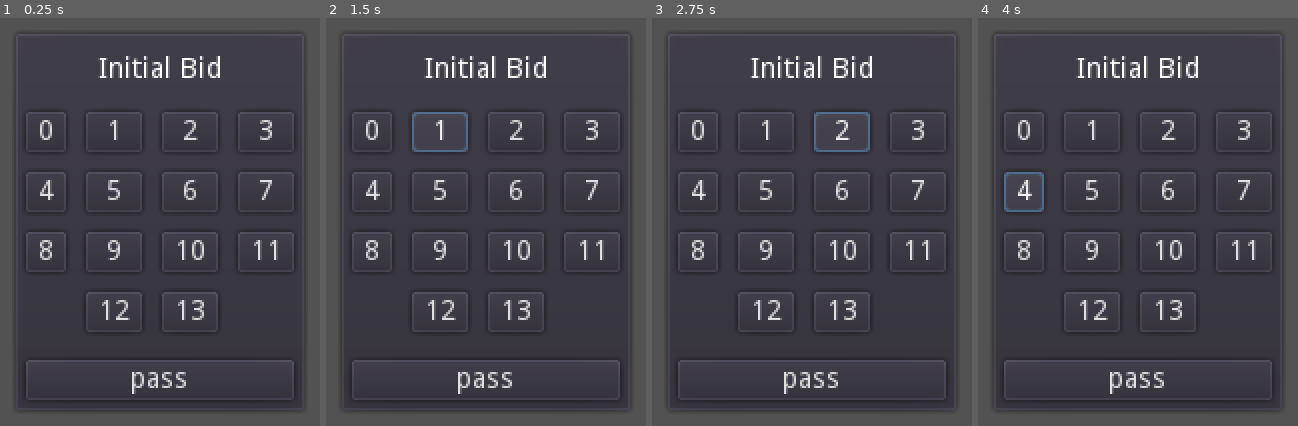
Above: before the commit, frames 1-4 (left to right).
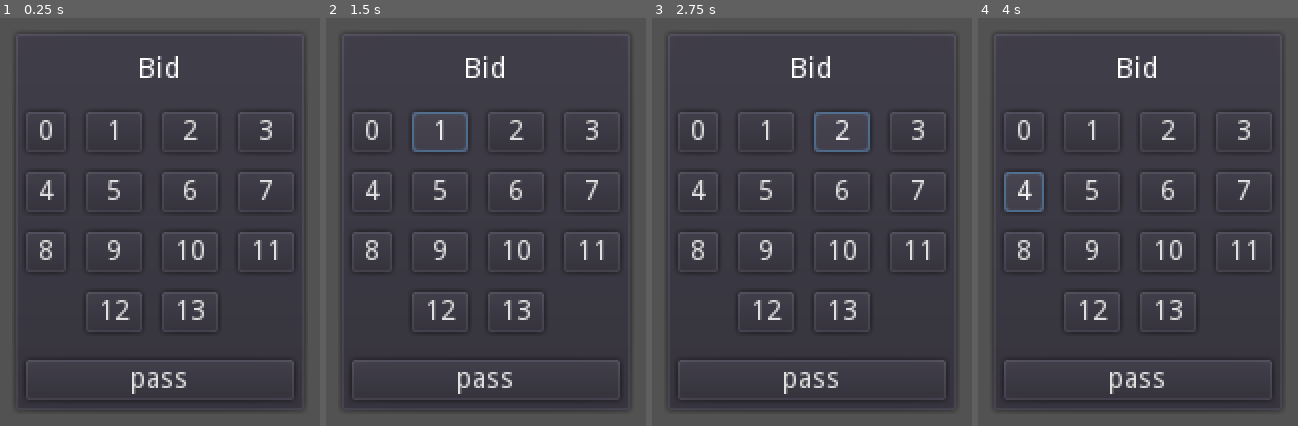
Above: after the commit, the same moments.

Repository: talham7391/estimation-godot
Game: Godot game, scene res://scenes/BidInputDialog.tscn
Two runs of this game, one before a commit and one after it. Both use one fixed random seed, a clock stepped at 60 frames per second and the inputs below. This scene is started directly instead of the project's main scene.
Inputs:
- Up to frame 1 (0.25 s): no input
- Up to frame 2 (1.5 s): click "0" at 0.5 s; click "1" at 1.25 s
- Up to frame 3 (2.75 s): click "2" at 2 s
- Up to frame 4 (4 s): click "3" at 2.75 s; click "4" at 3.5 s

The runs differ from the first frame. In frame 1, 1.1% of the frame differs, in the area x 30-69%, y 9-15%; in frame 2, 1.1%; in frame 3, 1.1%; in frame 4, 1.1%.

Commit message:
Enable playing cards

Diff:
--- a/project.godot
+++ b/project.godot
@@ -24,6 +24,7 @@
 constants="*res://scripts/global_state/constants.gd"
 game_state="*res://scripts/global_state/game_state.gd"
 client="*res://scripts/global_state/client.gd"
+utils="*res://scripts/global_state/utils.gd"
 
 [display]
 
--- a/scenes/BidInputDialog.tscn
+++ b/scenes/BidInputDialog.tscn
@@ -26,7 +26,6 @@
 margin_bottom = 185.0
 
 [node name="InitialBidLabel" type="MarginContainer" parent="CenterContainer/PanelContainer/VBoxContainer"]
-editor/display_folded = true
 margin_right = 134.0
 margin_bottom = 30.0
 custom_constants/margin_top = 6
@@ -36,7 +35,7 @@
 margin_top = 6.0
 margin_right = 134.0
 margin_bottom = 20.0
-text = "Initial Bid"
+text = "Bid"
 align = 1
 
 [node name="GridContainer" type="GridContainer" parent="CenterContainer/PanelContainer/VBoxContainer"]
--- /dev/null
+++ b/scenes/Card.gd
@@ -0,0 +1,16 @@
+extends TextureButton
+
+signal card_pressed
+
+var start_pos = null
+func _gui_input(event):
+	if event is InputEventScreenTouch:
+		if event.is_pressed():
+			start_pos = event.position
+		else:
+			if start_pos == event.position:
+				emit_signal("card_pressed")
+			start_pos = null
+
+func set_card(suit, rank):
+	texture_normal = load("res://assets/cards/%s_%s.png" % [suit, rank])
--- /dev/null
+++ b/scenes/Card.tscn
@@ -0,0 +1,11 @@
+[gd_scene load_steps=3 format=2]
+
+[ext_resource path="res://assets/cards/CLUBS_FIVE.png" type="Texture" id=1]
+[ext_resource path="res://scenes/Card.gd" type="Script" id=2]
+
+[node name="Card" type="TextureButton"]
+margin_left = -150.0
+margin_top = -217.0
+rect_pivot_offset = Vector2( 150, 217 )
+texture_normal = ExtResource( 1 )
+script = ExtResource( 2 )
--- a/scenes/Cards.gd
+++ b/scenes/Cards.gd
@@ -1,4 +1,6 @@
 extends Control
+
+var Card = preload("res://scenes/Card.tscn")
 
 var offset = 0.0
 
@@ -25,49 +27,40 @@
 	if last + offset < middle:
 		offset = middle - last
 	for i in range(current_cards_in_hand.size()):
-		var sprite = current_cards_in_hand[i]["sprite"]
-		sprite.z_index = i
+		var instance = current_cards_in_hand[i]["instance"]
 		var card_pos = float(start + i) + offset
-		sprite.position = transform_pos(card_pos)
+		instance.set_position(transform_pos(instance, card_pos))
 
 func _input(event):
 	if event is InputEventScreenDrag:
 		offset += event.relative.x / 65.0
 
-func transform_pos(input):
+func transform_pos(instance, input):
 	var with_spacing = input * 45.0
-	return Vector2(with_spacing, 0)
+	return Vector2(instance.get_pivot_offset().x * -1 + with_spacing, instance.get_pivot_offset().y * -1)
 
 func insure_cards_in_hand(cards):
 	purge_cards(cards)
+	cards.sort_custom(self, "card_sort_func")
 	for card in cards:
 		if is_card_in_hand(card):
 			continue
-		var card_sprite = Sprite.new()
-		card_sprite.texture = load("res://assets/cards/%s_%s.png" % [card["suit"], card["rank"]])
+		var card_instance = Card.instance()
+		card_instance.set_card(card["suit"], card["rank"])
 		current_cards_in_hand.append({
 			"data": card,
-			"sprite": card_sprite,
+			"instance": card_instance,
 		})
-		card_sprite.scale.x = 0.45
-		card_sprite.scale.y = 0.45
-		card_sprite.add_to_group(CARDS_GROUP)
-		add_child(card_sprite)
-	sort_cards()
+		var scale = 0.45
+		card_instance.set_scale(Vector2(scale, scale))
+		card_instance.add_to_group(CARDS_GROUP)
+		add_child(card_instance)
+		card_instance.connect("card_pressed", self, "on_card_pressed", [card])
 
 func purge_cards(cards):
-	var new_cards = []
 	for c in current_cards_in_hand:
-		var found = false
-		for card in cards:
-			if c["data"] == card:
-				found = true
-				break
-		if found:
-			new_cards.append(c)
-		else:
-			c["sprite"].call_deferred("free")
-	current_cards_in_hand = new_cards
+		c["instance"].call_deferred("free")
+	current_cards_in_hand = []
 
 func is_card_in_hand(card):
 	for c in current_cards_in_hand:
@@ -75,12 +68,7 @@
 			return true
 	return false
 
-func sort_cards():
-	current_cards_in_hand.sort_custom(self, "card_sort_func")
-
-func card_sort_func(a, b):
-	var c1 = a["data"]
-	var c2 = b["data"]
+func card_sort_func(c1, c2):
 	var suit_values = {
 		"SPADES": 0,
 		"HEARTS": 1,
@@ -105,3 +93,6 @@
 	var c1_val = 13 * suit_values[c1["suit"]] + rank_values[c1["rank"]]
 	var c2_val = 13 * suit_values[c2["suit"]] + rank_values[c2["rank"]]
 	return c1_val < c2_val
+
+func on_card_pressed(card):
+	game_state.emit_signal("play_card", card["suit"], card["rank"])
--- /dev/null
+++ b/scenes/CurrentTrickDisplay.gd
@@ -0,0 +1,48 @@
+extends CenterContainer
+
+var Card = preload("res://scenes/Card.tscn")
+
+onready var bottom = $Control/Bottom
+onready var left = $Control/Left
+onready var top = $Control/Top
+onready var right = $Control/Right
+
+onready var spots_clockwise = [
+	bottom,
+	left,
+	top,
+	right,
+]
+
+var CURRENT_TRICK_GROUP = "current_trick_group"
+
+func _ready():
+	game_state.connect("current_trick_changed", self, "on_current_trick_changed")
+	on_current_trick_changed()
+
+func on_current_trick_changed():
+	clear_current_trick_group()
+	var current_trick = game_state.in_game_state["currentTrick"]
+	display_cards_on_table(current_trick)
+
+func clear_current_trick_group():
+	for n in get_tree().get_nodes_in_group(CURRENT_TRICK_GROUP):
+		n.call_deferred("free")
+
+func display_cards_on_table(trick):
+	var turn_order = game_state.in_game_state["turnOrder"]
+	var shifted_order = utils.put_me_first(turn_order)
+	for i in range(shifted_order.size()):
+		var player = shifted_order[i]["connectionId"]
+		for t in trick:
+			if t["player"]["connectionId"] == player:
+				add_card_to_spot(spots_clockwise[i], t["card"])
+				break
+
+func add_card_to_spot(spot, card):
+	var c = Card.instance()
+	var scale = 0.25
+	c.set_scale(Vector2(scale, scale))
+	c.set_card(card["suit"], card["rank"])
+	c.add_to_group(CURRENT_TRICK_GROUP)
+	spot.add_child(c)
--- a/scenes/InGame.tscn
+++ b/scenes/InGame.tscn
@@ -1,10 +1,11 @@
-[gd_scene load_steps=7 format=2]
+[gd_scene load_steps=8 format=2]
 
 [ext_resource path="res://scenes/InGame.gd" type="Script" id=1]
-[ext_resource path="res://scenes/Cards.gd" type="Script" id=2]
-[ext_resource path="res://scenes/Seats.tscn" type="PackedScene" id=3]
-[ext_resource path="res://scripts/actions/turn_input_dispatcher.gd" type="Script" id=4]
-[ext_resource path="res://scenes/TrumpSuitDisplay.gd" type="Script" id=5]
+[ext_resource path="res://scenes/Seats.tscn" type="PackedScene" id=2]
+[ext_resource path="res://scripts/actions/turn_input_dispatcher.gd" type="Script" id=3]
+[ext_resource path="res://scenes/TrumpSuitDisplay.gd" type="Script" id=4]
+[ext_resource path="res://scenes/CurrentTrickDisplay.gd" type="Script" id=5]
+[ext_resource path="res://scenes/Cards.gd" type="Script" id=6]
 
 [sub_resource type="StyleBoxFlat" id=1]
 bg_color = Color( 1, 0.376471, 0.376471, 1 )
@@ -14,27 +15,19 @@
 anchor_bottom = 1.0
 script = ExtResource( 1 )
 
-[node name="Cards" type="Control" parent="."]
-anchor_left = 0.5
-anchor_top = 1.0
-anchor_right = 0.5
-anchor_bottom = 1.0
-margin_top = -170.0
-margin_bottom = -170.0
-script = ExtResource( 2 )
-
-[node name="Seats" parent="." instance=ExtResource( 3 )]
+[node name="Seats" parent="." instance=ExtResource( 2 )]
 margin_top = 0.0
 margin_bottom = 0.0
 
 [node name="TurnInputDispatcher" type="Node" parent="."]
-script = ExtResource( 4 )
+script = ExtResource( 3 )
 
 [node name="TrumpSuitDisplay" type="PanelContainer" parent="."]
+editor/display_folded = true
 margin_right = 14.0
 margin_bottom = 14.0
 custom_styles/panel = SubResource( 1 )
-script = ExtResource( 5 )
+script = ExtResource( 4 )
 
 [node name="MarginContainer" type="MarginContainer" parent="TrumpSuitDisplay"]
 margin_right = 116.0
@@ -52,3 +45,40 @@
 custom_colors/font_color = Color( 0, 0, 0, 1 )
 text = "Suit: DIAMONDS"
 align = 1
+
+[node name="CurrentTrickDisplay" type="CenterContainer" parent="."]
+editor/display_folded = true
+anchor_right = 1.0
+anchor_bottom = 0.72
+margin_left = 0.417358
+margin_top = -0.247803
+margin_right = 0.417358
+margin_bottom = -0.247803
+script = ExtResource( 5 )
+
+[node name="Control" type="Control" parent="CurrentTrickDisplay"]
+margin_left = 200.0
+margin_top = 255.0
+margin_right = 200.0
+margin_bottom = 255.0
+
+[node name="Bottom" type="Control" parent="CurrentTrickDisplay/Control"]
+margin_top = 110.0
+
+[node name="Top" type="Control" parent="CurrentTrickDisplay/Control"]
+margin_top = -110.0
+
+[node name="Left" type="Control" parent="CurrentTrickDisplay/Control"]
+margin_left = -50.0
+
+[node name="Right" type="Control" parent="CurrentTrickDisplay/Control"]
+margin_left = 50.0
+
+[node name="Cards" type="Control" parent="."]
+anchor_left = 0.5
+anchor_top = 1.0
+anchor_right = 0.5
+anchor_bottom = 1.0
+margin_top = -170.0
+margin_bottom = -170.0
+script = ExtResource( 6 )
--- a/scenes/Seats.gd
+++ b/scenes/Seats.gd
@@ -86,7 +86,7 @@
 	var turn_order = game_state.in_game_state["turnOrder"]
 	if not turn_order:
 		return
-	var shifted_order = put_me_first(turn_order)
+	var shifted_order = utils.put_me_first(turn_order)
 	for i in range(labels_clockwise.size()):
 		if i >= shifted_order.size():
 			labels_clockwise[i].text = "[ Empty ]"
@@ -95,7 +95,9 @@
 
 func on_turn_of_changed():
 	var turn_of = game_state.in_game_state["turnOf"]
-	var shifted_order = put_me_first(game_state.in_game_state["turnOrder"])
+	if turn_of == null:
+		return
+	var shifted_order = utils.put_me_first(game_state.in_game_state["turnOrder"])
 	for i in range(styles_clockwise.size()):
 		if i < shifted_order.size() and shifted_order[i]["connectionId"] == turn_of["connectionId"]:
 			styles_clockwise[i].bg_color = Color(TURN_COLOR)
@@ -106,7 +108,7 @@
 	for c in bids_containers:
 		c.hide()
 	var turn_of = game_state.in_game_state["turnOf"]
-	var shifted_order = put_me_first(game_state.in_game_state["turnOrder"])
+	var shifted_order = utils.put_me_first(game_state.in_game_state["turnOrder"])
 	for i in range(shifted_order.size()):
 		update_bid(shifted_order[i]["connectionId"], bids_containers[i], bids_clockwise[i], bids_styles_clockwise[i])
 
@@ -126,14 +128,3 @@
 			else:
 				style.bg_color = Color(BID_COLOR)
 			break
-
-func put_me_first(turn_order):
-	if not turn_order:
-		return turn_order
-	var shifted_order = turn_order.duplicate()
-	for i in range(4):
-		if shifted_order[0]["connectionId"] == game_state.connection_id:
-			break
-		else:
-			shifted_order.push_back(shifted_order.pop_front())
-	return shifted_order
--- /dev/null
+++ b/scripts/actions/play_card_input.gd
@@ -0,0 +1,11 @@
+extends Node
+
+func _ready():
+	game_state.connect("play_card", self, "on_play_card")
+
+func on_play_card(suit, rank):
+	client.send_obj_to_server({
+		"type": "PLAY_CARD",
+		"suit": suit,
+		"rank": rank,
+	})
--- a/scripts/actions/turn_input_dispatcher.gd
+++ b/scripts/actions/turn_input_dispatcher.gd
@@ -3,6 +3,7 @@
 var initial_bid_input = preload("res://scripts/actions/initial_bid_input.gd")
 var declare_trump_input = preload("res://scripts/actions/declare_trump_input.gd")
 var final_bid_input = preload("res://scripts/actions/final_bid_input.gd")
+var play_card_input = preload("res://scripts/actions/play_card_input.gd")
 var dispatched = null
 
 var dispatch_map = {
@@ -20,6 +21,8 @@
 	if dispatched != null:
 		dispatched.call_deferred("free")
 		dispatched = null
+	if game_state.in_game_state["turnOf"] == null:
+		return
 	if game_state.in_game_state["turnOf"]["connectionId"] == game_state.connection_id:
 		var phase = game_state.in_game_state["phase"]
 		call(dispatch_map[phase])
@@ -37,4 +40,5 @@
 	add_child(dispatched)
 
 func dispatch_trick_taking():
-	print("trick taking dispatched")
+	dispatched = play_card_input.new()
+	add_child(dispatched)
--- a/scripts/global_state/game_state.gd
+++ b/scripts/global_state/game_state.gd
@@ -38,7 +38,6 @@
 
 
 var in_game_state = {
-	"done": false,
 	"myCards": [],
 	"playerCards": [],
 	"initialBids": [],
@@ -50,7 +49,6 @@
 	"turnOrder": [],
 	"currentTrick": [],
 }
-signal done_changed
 signal my_cards_changed
 signal turn_order_changed
 signal phase_changed
@@ -58,17 +56,18 @@
 signal initial_bids_changed
 signal trump_suit_changed
 signal final_bids_changed
+signal current_trick_changed
 signal received_game_state
 
 func set_game_state(state):
 	var info_pairs = [
-		{"info": "done", "signal": "done_changed"},
 		{"info": "myCards", "signal": "my_cards_changed"},
 		{"info": "turnOrder", "signal": "turn_order_changed"},
 		{"info": "phase", "signal": "phase_changed"},
 		{"info": "initialBids", "signal": "initial_bids_changed"},
 		{"info": "trumpSuit", "signal": "trump_suit_changed"},
 		{"info": "finalBids", "signal": "final_bids_changed"},
+		{"info": "currentTrick", "signal": "current_trick_changed"},
 		{"info": "turnOf", "signal": "turn_of_changed"},
 	]
 	for pair in info_pairs:
@@ -81,3 +80,6 @@
 		dest[key] = src[key]
 		emit_signal(signal_on_change)
 	return dest
+
+
+signal play_card
--- /dev/null
+++ b/scripts/global_state/utils.gd
@@ -0,0 +1,12 @@
+extends Node
+
+func put_me_first(turn_order):
+	if not turn_order:
+		return turn_order
+	var shifted_order = turn_order.duplicate()
+	for i in range(4):
+		if shifted_order[0]["connectionId"] == game_state.connection_id:
+			break
+		else:
+			shifted_order.push_back(shifted_order.pop_front())
+	return shifted_order
